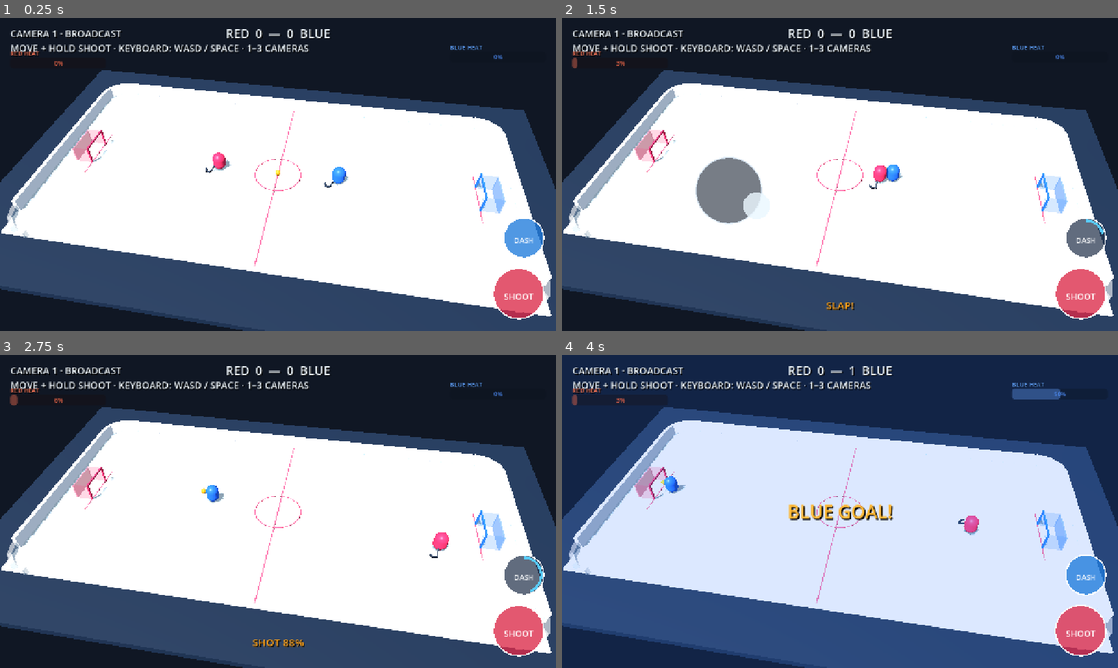
Above: before the commit, frames 1-4 (two rows, left to right).
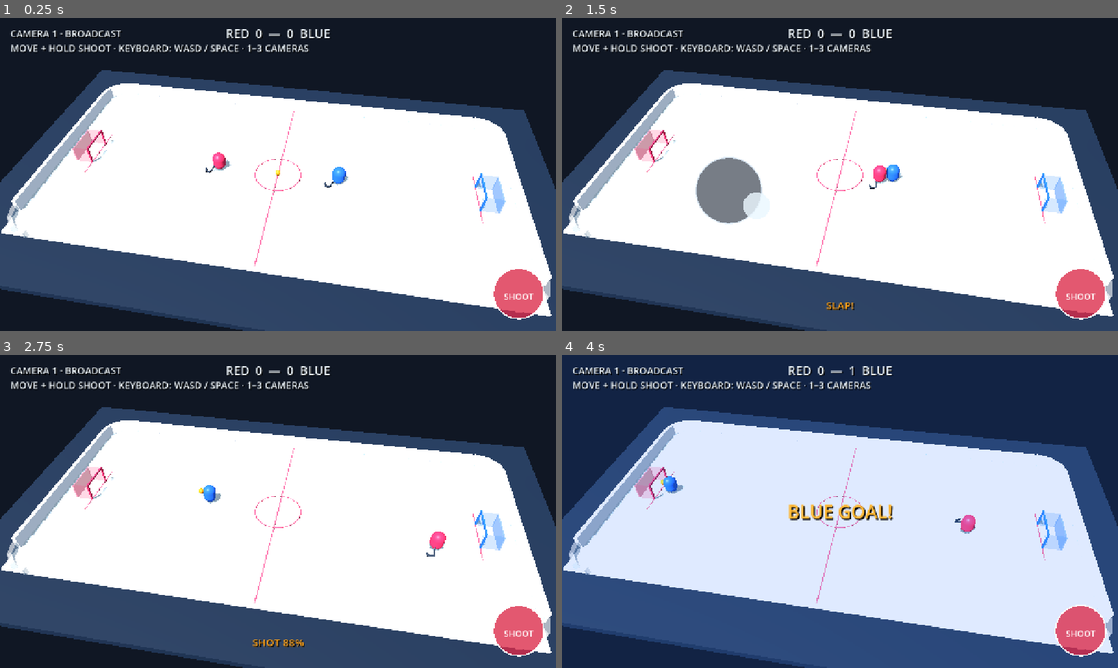
Above: after the commit, the same moments.

Repository: dylanwatsonsoftware/floorball-frenzy-3d
Game: Godot game, scene res://scenes/app/main.tscn
The game is run twice, just before and just after one commit, with the same random seed, the same clock (stepped at 60 frames per second) and the same inputs.
Inputs (mouse positions are in pixels of both pictures, inside the frame that each line leads up to):
- Up to frame 1 (0.25 s): no input
- Up to frame 2 (1.5 s): tap Enter at 0.5 s; move the mouse to (962, 158) at 0.52 s; hold D (move_right) 0.53-1.25 s; hold Space (shoot) 0.53-1.25 s; tap Shift (dash) at 0.6 s; click (962, 158) at 0.67 s; drag from (728, 190) to (812, 237) at 1.27 s
- Up to frame 3 (2.75 s): move the mouse to (333, 442) at 2.02 s; hold D (move_right) from 2.03 s (still down); hold Space (shoot) from 2.03 s (still down); tap Shift (dash) at 2.1 s
- Up to frame 4 (4 s): release D (move_right) at 2.75 s; release Space (shoot) at 2.75 s; drag from (812, 574) to (673, 464) at 2.77 s; move the mouse to (1006, 558) at 3.52 s; hold A (move_left) from 3.53 s (still down); hold Space (shoot) from 3.53 s (still down); tap 1 at 3.6 s

The runs differ from the first frame. In frame 1, 0.8% of the frame differs, in the area x 1-98%, y 8-77%; in frame 2, 0.9%; in frame 3, 1.1%; in frame 4, 1.4%.

Commit message:
refactor: focus match on core floorball feel

Diff:
--- a/scenes/app/main.tscn
+++ b/scenes/app/main.tscn
@@ -71,6 +71,7 @@
 horizontal_alignment = 1
 
 [node name="RedHeatBar" type="ProgressBar" parent="HUD"]
+visible = false
 offset_left = 24.0
 offset_top = 92.0
 offset_right = 244.0
@@ -83,6 +84,7 @@
 show_percentage = true
 
 [node name="RedHeatLabel" type="Label" parent="HUD"]
+visible = false
 offset_left = 24.0
 offset_top = 72.0
 offset_right = 154.0
@@ -94,6 +96,7 @@
 text = "RED HEAT"
 
 [node name="BlueHeatBar" type="ProgressBar" parent="HUD"]
+visible = false
 layout_mode = 0
 anchor_left = 1.0
 anchor_right = 1.0
@@ -110,6 +113,7 @@
 show_percentage = true
 
 [node name="BlueHeatLabel" type="Label" parent="HUD"]
+visible = false
 layout_mode = 0
 anchor_left = 1.0
 anchor_right = 1.0
--- a/scripts/gameplay/mobile_controls.gd
+++ b/scripts/gameplay/mobile_controls.gd
@@ -66,9 +66,6 @@
 
 static func action_at_position(touch_position: Vector2, viewport_size: Vector2) -> StringName:
 	var shoot_center := Vector2(viewport_size.x - EDGE_MARGIN - SHOOT_RADIUS, viewport_size.y - EDGE_MARGIN - SHOOT_RADIUS)
-	var dash_center := Vector2(viewport_size.x - EDGE_MARGIN - DASH_RADIUS, shoot_center.y - SHOOT_RADIUS - DASH_RADIUS - 24.0)
-	if touch_position.distance_to(dash_center) <= DASH_RADIUS * 1.35:
-		return &"dash"
 	if touch_position.distance_to(shoot_center) <= SHOOT_RADIUS * 1.35:
 		return &"shoot"
 	return &""
@@ -94,12 +91,7 @@
 func _handle_touch(event: InputEventScreenTouch) -> void:
 	if event.pressed:
 		var action := action_at_position(event.position, size)
-		if action == &"dash" and _dash_touch == -1:
-			_dash_touch = event.index
-			Input.action_press("dash")
-			queue_redraw()
-			get_viewport().set_input_as_handled()
-		elif action == &"shoot" and _shoot_touch == -1:
+		if action == &"shoot" and _shoot_touch == -1:
 			_shoot_touch = event.index
 			Input.action_press("shoot")
 			queue_redraw()
@@ -121,11 +113,6 @@
 	elif event.index == _shoot_touch:
 		_shoot_touch = -1
 		Input.action_release("shoot")
-		queue_redraw()
-		get_viewport().set_input_as_handled()
-	elif event.index == _dash_touch:
-		_dash_touch = -1
-		Input.action_release("dash")
 		queue_redraw()
 		get_viewport().set_input_as_handled()
 
@@ -164,20 +151,8 @@
 	var label := "SHOOT"
 	var label_size := font.get_string_size(label, HORIZONTAL_ALIGNMENT_LEFT, -1, font_size)
 	draw_string(font, shoot_center - label_size * 0.5 + Vector2(0.0, label_size.y), label, HORIZONTAL_ALIGNMENT_LEFT, -1, font_size, Color.WHITE)
-	var dash_center := _dash_center()
-	var dash_ready := _dash_cooldown_ratio <= 0.001
-	var dash_color := Color(0.22, 0.72, 1.0, 0.92) if _dash_touch != -1 and dash_ready else Color(0.12, 0.48, 0.86, 0.78) if dash_ready else Color(0.14, 0.2, 0.3, 0.72)
-	draw_circle(dash_center, DASH_RADIUS, dash_color)
-	draw_arc(dash_center, DASH_RADIUS, 0.0, TAU, 48, Color.WHITE, 3.0)
-	if not dash_ready:
-		draw_arc(dash_center, DASH_RADIUS - 6.0, -PI * 0.5, -PI * 0.5 + TAU * _dash_cooldown_ratio, 40, Color(0.35, 0.82, 1.0, 0.95), 6.0)
-	var dash_label := "DASH"
-	var dash_size := font.get_string_size(dash_label, HORIZONTAL_ALIGNMENT_LEFT, -1, 17)
-	draw_string(font, dash_center - dash_size * 0.5 + Vector2(0.0, dash_size.y), dash_label, HORIZONTAL_ALIGNMENT_LEFT, -1, 17, Color.WHITE)
 
 
 func _exit_tree() -> void:
 	if _shoot_touch != -1:
 		Input.action_release("shoot")
-	if _dash_touch != -1:
-		Input.action_release("dash")
--- a/scripts/gameplay/opponent_controller.gd
+++ b/scripts/gameplay/opponent_controller.gd
@@ -4,6 +4,7 @@
 const PlayerMotorScript = preload("res://scripts/gameplay/player_motor.gd")
 const RinkCollisionScript = preload("res://scripts/simulation/rink_collision.gd")
 const HeatSystemScript = preload("res://scripts/simulation/heat_system.gd")
+const PlayerContactScript = preload("res://scripts/simulation/player_contact.gd")
 const RINK_HALF_LENGTH := 18.1
 const RINK_HALF_WIDTH := 8.6
 const SHOT_CHARGE_SECONDS := 0.55
@@ -75,6 +76,7 @@
 	var boundary := RinkCollisionScript.constrain_body(global_position, velocity, RINK_HALF_LENGTH, RINK_HALF_WIDTH, 1.8)
 	global_position = boundary.position
 	velocity = boundary.velocity
+	_resolve_player_contact()
 
 	var facing_planar: Vector2 = decision.shot_direction if decision.wants_shot else decision.movement
 	if not facing_planar.is_zero_approx():
@@ -93,6 +95,19 @@
 			_shot_cooldown = SHOT_COOLDOWN_SECONDS
 	else:
 		_shot_charge = 0.0
+
+
+func _resolve_player_contact() -> void:
+	var contact: Dictionary = PlayerContactScript.resolve(
+		_player.global_position,
+		_player.velocity,
+		global_position,
+		velocity
+	)
+	_player.global_position = contact.position_a
+	_player.velocity = contact.velocity_a
+	global_position = contact.position_b
+	velocity = contact.velocity_b
 
 
 func get_facing_direction() -> Vector3:
--- a/scripts/presentation/shot_charge_feedback.gd
+++ b/scripts/presentation/shot_charge_feedback.gd
@@ -1,17 +1,14 @@
 class_name ShotChargeFeedback
 extends RefCounted
 
-const BallSimulationScript = preload("res://scripts/simulation/ball_simulation.gd")
 const CHARGING_COLOR := Color("ffa31a")
-const PERFECT_COLOR := Color("fff1a8")
-const OVERCHARGED_COLOR := Color("ff526d")
+const READY_COLOR := Color("fff1a8")
 
 
 static func for_charge(normalized_charge: float) -> Dictionary:
-	var charge := clampf(normalized_charge, 0.0, 2.0)
-	if BallSimulationScript.is_perfect_charge(charge):
-		return {"label": "PERFECT!", "state": &"perfect", "color": PERFECT_COLOR}
-	if charge > 1.0:
-		var remaining_power := roundi((2.0 - charge) * 100.0)
-		return {"label": "OVERCHARGE %d%%" % remaining_power, "state": &"overcharged", "color": OVERCHARGED_COLOR}
-	return {"label": "SHOT %d%%" % roundi(charge * 100.0), "state": &"charging", "color": CHARGING_COLOR}
+	var charge := clampf(normalized_charge, 0.0, 1.0)
+	return {
+		"label": "SHOT %d%%" % roundi(charge * 100.0),
+		"state": &"ready" if charge >= 1.0 else &"charging",
+		"color": READY_COLOR if charge >= 1.0 else CHARGING_COLOR,
+	}
--- a/scripts/simulation/ball_simulation.gd
+++ b/scripts/simulation/ball_simulation.gd
@@ -32,11 +32,9 @@
 
 static func shot_plan(aim: Vector2, charge: float, inherited_velocity: Vector3 = Vector3.ZERO, one_touch: bool = false, bolt: bool = false) -> Dictionary:
 	var direction := aim.normalized() if not aim.is_zero_approx() else Vector2.RIGHT
-	var clamped_charge := clampf(charge, 0.0, 2.0)
-	var power_fraction := clamped_charge if clamped_charge <= 1.0 else 2.0 - clamped_charge
+	var clamped_charge := clampf(charge, 0.0, 1.0)
+	var power_fraction := clamped_charge
 	var speed := SHOT_BASE_SPEED + SHOT_SPEED_SCALE * power_fraction
-	if is_perfect_charge(clamped_charge):
-		speed *= PERFECT_SHOT_MULTIPLIER
 	if one_touch:
 		speed *= ONE_TOUCH_MULTIPLIER
 	if bolt:
--- /dev/null
+++ b/scripts/simulation/player_contact.gd
@@ -0,0 +1,51 @@
+class_name PlayerContact
+extends RefCounted
+
+const CONTACT_DISTANCE := 1.08
+const DRIVER_SLOWDOWN := 0.22
+const MOMENTUM_TRANSFER := 0.42
+
+
+static func resolve(position_a: Vector3, velocity_a: Vector3, position_b: Vector3, velocity_b: Vector3) -> Dictionary:
+	var offset := Vector2(position_b.x - position_a.x, position_b.z - position_a.z)
+	var distance := offset.length()
+	var normal := offset.normalized() if distance > 0.001 else Vector2.RIGHT
+	var next_a := position_a
+	var next_b := position_b
+	if distance < CONTACT_DISTANCE:
+		var separation := (CONTACT_DISTANCE - distance) * 0.5
+		next_a.x -= normal.x * separation
+		next_a.z -= normal.y * separation
+		next_b.x += normal.x * separation
+		next_b.z += normal.y * separation
+
+	var relative_approach := Vector2(velocity_a.x - velocity_b.x, velocity_a.z - velocity_b.z).dot(normal)
+	if distance > CONTACT_DISTANCE + 0.02 or relative_approach <= 0.05:
+		return _result(next_a, velocity_a, next_b, velocity_b, false)
+
+	var next_velocity_a := velocity_a
+	var next_velocity_b := velocity_b
+	var a_drive := maxf(0.0, Vector2(velocity_a.x, velocity_a.z).dot(normal))
+	var b_drive := maxf(0.0, -Vector2(velocity_b.x, velocity_b.z).dot(normal))
+	var total_drive := maxf(0.001, a_drive + b_drive)
+	var a_share := a_drive / total_drive
+	var b_share := b_drive / total_drive
+	var a_slowdown := relative_approach * DRIVER_SLOWDOWN * (1.0 - b_share * 0.5)
+	var b_slowdown := relative_approach * DRIVER_SLOWDOWN * (1.0 - a_share * 0.5)
+	var to_b := relative_approach * MOMENTUM_TRANSFER * a_share
+	var to_a := relative_approach * MOMENTUM_TRANSFER * b_share
+	next_velocity_a.x -= normal.x * (to_a + a_slowdown)
+	next_velocity_a.z -= normal.y * (to_a + a_slowdown)
+	next_velocity_b.x += normal.x * (to_b + b_slowdown)
+	next_velocity_b.z += normal.y * (to_b + b_slowdown)
+	return _result(next_a, next_velocity_a, next_b, next_velocity_b, true)
+
+
+static func _result(position_a: Vector3, velocity_a: Vector3, position_b: Vector3, velocity_b: Vector3, collided: bool) -> Dictionary:
+	return {
+		"position_a": position_a,
+		"velocity_a": velocity_a,
+		"position_b": position_b,
+		"velocity_b": velocity_b,
+		"collided": collided,
+	}
--- a/scripts/simulation/simple_ai.gd
+++ b/scripts/simulation/simple_ai.gd
@@ -33,7 +33,7 @@
 
 	var planar_ball_speed := Vector2(ball_velocity.x, ball_velocity.z).length()
 	var wants_shot := has_possession and to_goal.length() <= SHOOT_DISTANCE_TO_GOAL and ball_position.y <= STRIKE_HEIGHT and planar_ball_speed <= MAX_STRIKE_BALL_SPEED
-	var wants_dash := not has_possession and dash_ready and distance_to_ball > DASH_RANGE and not movement.is_zero_approx()
+	var wants_dash := false
 
 	return {
 		"movement": movement,
--- a/tests/ball_simulation_test.gd
+++ b/tests/ball_simulation_test.gd
@@ -19,16 +19,12 @@
 		fail("Charged shot must have more lift")
 		return
 	var overcharged_shot: Vector3 = script.shot_velocity(Vector2.RIGHT, 2.0)
-	if overcharged_shot.length() >= charged_shot.length() or not is_equal_approx(overcharged_shot.x, low_shot.x):
-		fail("Holding beyond the sweet spot must reduce shot power back toward base")
+	if not overcharged_shot.is_equal_approx(charged_shot):
+		fail("A fully charged shot must stay at full power instead of becoming weak because the button was held too long")
 		return
-	if not script.is_perfect_charge(1.0) or script.is_perfect_charge(0.7) or script.is_perfect_charge(1.3):
-		fail("Perfect shots must use a narrow timing window around full charge")
-		return
-	var near_perfect: Vector3 = script.shot_velocity(Vector2.RIGHT, 0.95)
-	var ordinary: Vector3 = script.shot_velocity(Vector2.RIGHT, 0.8)
-	if near_perfect.length() <= ordinary.length():
-		fail("The perfect timing window must award a real power bonus")
+	var almost_full: Vector3 = script.shot_velocity(Vector2.RIGHT, 0.95)
+	if charged_shot.x <= almost_full.x or charged_shot.x - almost_full.x > script.SHOT_SPEED_SCALE * 0.06:
+		fail("Shot power must ramp smoothly into full charge without a narrow timing spike")
 		return
 	var moving_shot: Vector3 = script.shot_velocity(Vector2.RIGHT, 0.5, Vector3(4.0, 0.0, 2.0))
 	var static_shot: Vector3 = script.shot_velocity(Vector2.RIGHT, 0.5)
--- /dev/null
+++ b/tests/core_hud_test.gd
@@ -0,0 +1,23 @@
+extends SceneTree
+
+
+func _init() -> void:
+	call_deferred("run_test")
+
+
+func run_test() -> void:
+	var scene := (load("res://scenes/app/main.tscn") as PackedScene).instantiate()
+	root.add_child(scene)
+	await process_frame
+	for path in ["HUD/RedHeatBar", "HUD/BlueHeatBar", "HUD/RedHeatLabel", "HUD/BlueHeatLabel"]:
+		if (scene.get_node(path) as Control).visible:
+			fail("Special-mechanic HUD must stay hidden while the core floorball loop is being tuned: %s" % path)
+			return
+	print("Core-only match HUD is valid.")
+	scene.queue_free()
+	quit(0)
+
+
+func fail(message: String) -> void:
+	push_error(message)
+	quit(1)
--- a/tests/mobile_controls_test.gd
+++ b/tests/mobile_controls_test.gd
@@ -33,8 +33,8 @@
 		return
 
 	var action: StringName = controls.action_at_position(Vector2(926.0, 386.0), Vector2(1000.0, 600.0))
-	if action != &"dash":
-		fail("The upper-right mobile action must trigger dash")
+	if action != &"":
+		fail("The mobile HUD must reserve its secondary button area while core floorball feel is being tuned")
 		return
 	if not is_equal_approx(controls.normalize_cooldown_ratio(1.4), 1.0):
 		fail("Dash cooldown feedback must clamp above one")
--- /dev/null
+++ b/tests/player_contact_test.gd
@@ -0,0 +1,58 @@
+extends SceneTree
+
+
+func _init() -> void:
+	var contact := load("res://scripts/simulation/player_contact.gd")
+	if contact == null:
+		fail("Core player contact simulation is missing")
+		return
+
+	var driven: Dictionary = contact.resolve(
+		Vector3(0.0, 0.75, 0.0),
+		Vector3(8.0, 0.0, 0.0),
+		Vector3(1.04, 0.75, 0.0),
+		Vector3.ZERO
+	)
+	if not driven.collided:
+		fail("Players touching while one drives through the other must register a body check")
+		return
+	if driven.velocity_b.x <= 1.0:
+		fail("A committed runner must push momentum into a stationary opponent; got %s" % driven)
+		return
+	if driven.velocity_a.x <= driven.velocity_b.x:
+		fail("The driving player must keep forward momentum instead of stopping dead; got %s" % driven)
+		return
+	if driven.position_a.distance_to(driven.position_b) < contact.CONTACT_DISTANCE - 0.001:
+		fail("Body contact must never leave the players overlapping")
+		return
+
+	var separating: Dictionary = contact.resolve(
+		Vector3(0.0, 0.75, 0.0),
+		Vector3.LEFT * 3.0,
+		Vector3(1.04, 0.75, 0.0),
+		Vector3.RIGHT * 3.0
+	)
+	if separating.collided:
+		fail("Players already moving apart must not receive a second bump impulse")
+		return
+
+	var head_on: Dictionary = contact.resolve(
+		Vector3(0.0, 0.75, 0.0),
+		Vector3.RIGHT * 6.0,
+		Vector3(1.04, 0.75, 0.0),
+		Vector3.LEFT * 6.0
+	)
+	if not head_on.collided or absf(head_on.velocity_a.x) >= 6.0 or absf(head_on.velocity_b.x) >= 6.0:
+		fail("An even head-on check must slow both runners symmetrically; got %s" % head_on)
+		return
+	if not is_equal_approx(head_on.velocity_a.x, -head_on.velocity_b.x):
+		fail("Equal opposing momentum must produce an equal body-check response; got %s" % head_on)
+		return
+
+	print("Core player body contact is valid.")
+	quit(0)
+
+
+func fail(message: String) -> void:
+	push_error(message)
+	quit(1)
--- a/tests/possession_scene_test.gd
+++ b/tests/possession_scene_test.gd
@@ -47,6 +47,31 @@
 	if ball.call("get_slap_phase") == &"idle":
 		fail("Releasing Shoot without the ball must still play the forward slap and recovery")
 		return
+	for frame in 30:
+		await physics_frame
+
+	# A carried ball can lag behind the exact visual blade point during a turn or run.
+	# The forward slap must still connect while it remains in the retained stick zone.
+	player.position = Vector3.ZERO + Vector3(0.0, 0.75, 0.0)
+	player.velocity = Vector3.ZERO
+	ball.position = player.position + Vector3(0.9, -0.53, 0.75)
+	ball.ball_velocity = Vector3.ZERO
+	await physics_frame
+	await physics_frame
+	if not ball.call("is_controlled_by", &"red"):
+		fail("Reliable-shot setup must begin with real red possession")
+		return
+	ball.call("begin_slap", Vector2.RIGHT, 0.7)
+	ball.position = player.position + Vector3(2.3, -0.53, 0.75)
+	await physics_frame
+	if not ball.call("is_controlled_by", &"red"):
+		fail("A ball inside the retained carry zone must remain possessed during backswing")
+		return
+	for frame in 20:
+		await physics_frame
+	if ball.ball_velocity.x < 12.0:
+		fail("A forward slap must reliably hit a retained ball even when it is not on one exact blade pixel; velocity=%s" % ball.ball_velocity)
+		return
 
 	print("Possession and empty-slap scene behavior is valid.")
 	scene.queue_free()
--- a/tests/shot_charge_test.gd
+++ b/tests/shot_charge_test.gd
@@ -11,12 +11,12 @@
 		fail("Normal charge must show readable progress")
 		return
 	var perfect: Dictionary = feedback.for_charge(1.0)
-	if perfect.label != "PERFECT!" or perfect.state != &"perfect":
-		fail("The sweet spot must have unmistakable perfect-shot feedback")
+	if perfect.label != "SHOT 100%" or perfect.state != &"ready":
+		fail("Full charge feedback must describe a reliable ready shot without a timing minigame")
 		return
 	var overcharged: Dictionary = feedback.for_charge(1.5)
-	if overcharged.label != "OVERCHARGE 50%" or overcharged.state != &"overcharged":
-		fail("Overcharge feedback must show the remaining power")
+	if overcharged.label != "SHOT 100%" or overcharged.state != &"ready":
+		fail("Holding after full charge must remain clearly ready instead of implying a weaker shot")
 		return
 	print("Shot charge feedback is valid.")
 	quit(0)
--- a/tests/simple_ai_test.gd
+++ b/tests/simple_ai_test.gd
@@ -30,8 +30,8 @@
 		Vector3.ZERO,
 		true
 	)
-	if not far_chase.wants_dash:
-		fail("Blue AI must use a ready dash when the loose ball is over the original range threshold")
+	if far_chase.wants_dash:
+		fail("Blue AI must run for a loose ball instead of injecting a special dash into the core match")
 		return
 	var cooling_down: Dictionary = ai.decide(Vector3(12.0, 0.75, 0.0), Vector3.ZERO, Vector3(-5.0, 0.75, 0.0), Vector3.ZERO, false)
 	if cooling_down.wants_dash:
Not shown, added: scripts/simulation/player_contact.gd.uid
Not shown, added: tests/core_hud_test.gd.uid
Not shown, added: tests/player_contact_test.gd.uid
